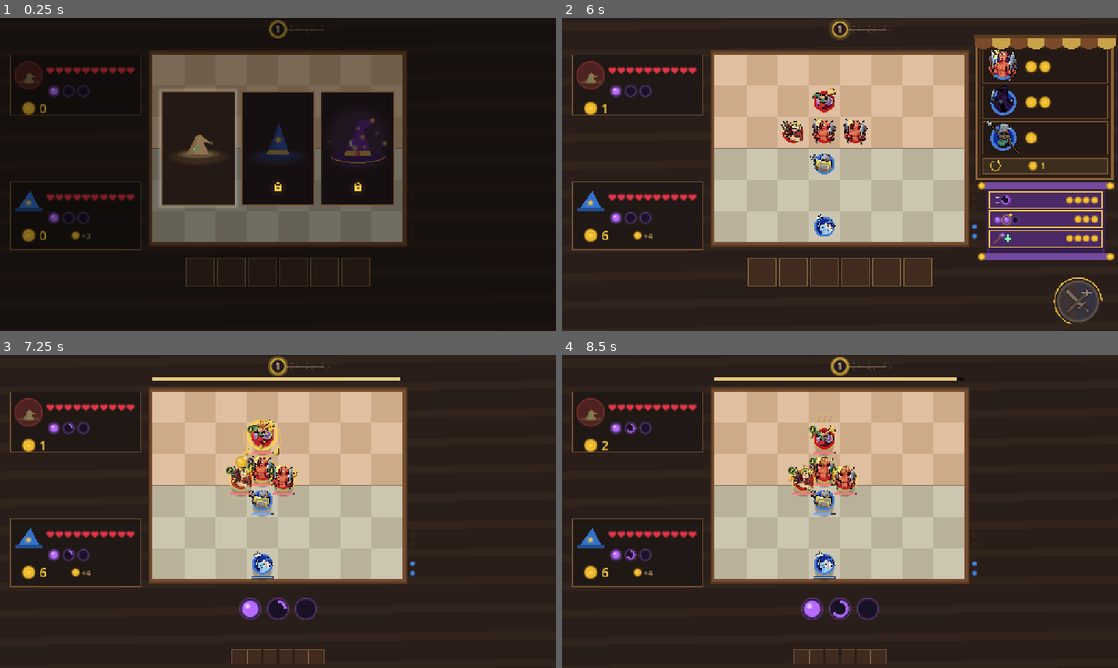
Above: before the commit, frames 1-4 (two rows, left to right).
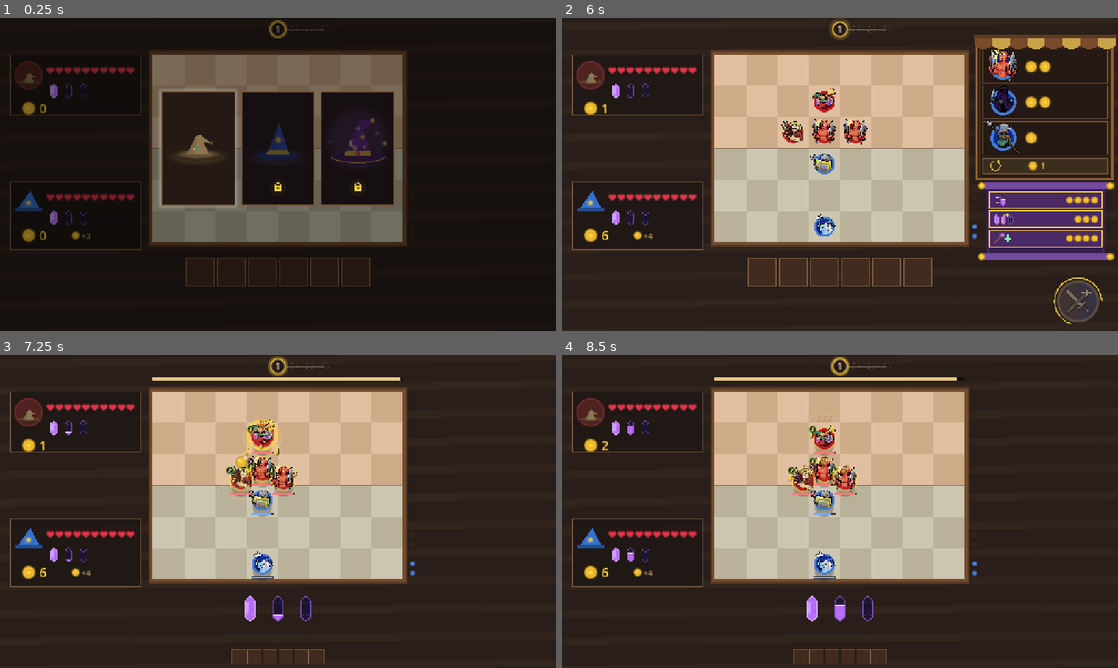
Above: after the commit, the same moments.

Repository: JaspervanderSter/game-off-2026
Game: Godot game, scene res://main.tscn
Same seed, same stepped clock (60 frames per second), same inputs: the game is played once before the commit and once after it. Sound files missing from this copy of the repository are replaced by a short silence.
Inputs (mouse positions are in pixels of both pictures, inside the frame that each line leads up to):
- Up to frame 1 (0.25 s): no input
- Up to frame 2 (6 s): tap Enter at 0.5, 2.75, 5 s; move the mouse to (962, 158) at 0.52 s; tap P at 0.6, 5.1 s; click (962, 158) at 0.67 s; tap Space at 0.77, 1.25, 3.77, 4.25 s; drag from (728, 190) to (812, 237) at 1.27 s; move the mouse to (895, 105) at 2.02 s; tap R at 2.1 s; drag from (812, 237) to (673, 127) at 2.77 s; move the mouse to (1006, 221) at 3.52 s; hold S 3.53-4.25 s; tap 3 at 3.6 s; drag from (673, 127) to (756, 96) at 4.27 s; move the mouse to (867, 174) at 5.02 s; hold S 5.03-5.75 s; click (867, 174) at 5.17 s; drag from (756, 96) to (728, 190) at 5.77 s
- Up to frame 3 (7.25 s): tap Space at 6.5, 6.77 s; move the mouse to (400, 495) at 6.52 s; tap R at 6.6 s
- Up to frame 4 (8.5 s): drag from (728, 527) to (812, 574) at 7.27 s; move the mouse to (895, 442) at 8.02 s; hold S from 8.03 s (still down); tap 3 at 8.1 s

The runs differ from the first frame. In frame 1, 0.2% of the frame differs, in the area x 8-16%, y 20-67%; in frame 2, 0.4%; in frame 3, 0.7%; in frame 4, 0.8%, in the area x 8-57%, y 20-86%.

Commit message:
Show spell charges as magic crystals
Spell charges are now hexagonal prisms pointed at both ends instead of round
orbs. Empty, a crystal is dark glass. While recharging, magic rises from the
bottom under a bright surface. Full, it glows purple with a white reflection.
The crystal replaces the orb in the wizard panels, the combat bar under the
board, the recharge and charges upgrade icons and their tooltips. Fill slivers
too thin to triangulate are skipped.

Co-Authored-By: Claude Opus 5.5 <noreply@anthropic.com>

Diff:
--- a/prototypes/prototype_02/scripts/ui/hud.gd
+++ b/prototypes/prototype_02/scripts/ui/hud.gd
@@ -530,7 +530,7 @@
 		var prog := 0.0
 		if spell and i == spell.charges:
 			prog = spell.progress()
-		Icons.charge_orb(_ci, p, 12, filled, prog)
+		Icons.charge_crystal(_ci, p, 14, filled, prog)
 	Icons.coin(_ci, gold_pos(team), 15 * (1.0 + coin_pulse * 0.45))
 	_ci.draw_string(font, block.position + Vector2(66, 135 - coin_pulse * 5), str(displayed_gold(state)), HORIZONTAL_ALIGNMENT_LEFT, -1, 30, Icons.GOLD.lerp(Color.WHITE, coin_pulse))
 	if team == 0 and game.phase != game.Phase.PACK:
@@ -895,17 +895,17 @@
 func _draw_upgrade_scene(id: String, value: float, c: Vector2, t: float) -> void:
 	match id:
 		"recharge":
-			# An empty orb recharges in `value` seconds, then shows full.
+			# An empty crystal fills with magic in `value` seconds, then shows full.
 			var progress := clampf(fmod(t, 3.6) / value, 0.0, 1.0)
-			Icons.charge_orb(_ci, c, 30, progress >= 1.0, progress)
+			Icons.charge_crystal(_ci, c, 30, progress >= 1.0, progress)
 		"charges":
-			# Combat start: the starting orbs pop in one after another.
+			# Combat start: the starting crystals pop in one after another.
 			var phase := fmod(t, 2.6)
 			for k in Rules.MAX_CHARGES:
 				var p := c + Vector2((k - 1) * 36, 0)
 				var appear := clampf((phase - 0.3 - k * 0.3) / 0.2, 0.0, 1.0)
 				var shown := k < int(value) and appear > 0.0
-				Icons.charge_orb(_ci, p, 15 * (1.0 + 0.25 * sin(appear * PI)) if shown else 15.0, shown)
+				Icons.charge_crystal(_ci, p, 15 * (1.0 + 0.25 * sin(appear * PI)) if shown else 15.0, shown)
 		"heal":
 			# The wand blesses an ally: a green cross, then the health it gains.
 			var phase := fmod(t, 3.0)
@@ -1012,7 +1012,7 @@
 	var spell: ShiftSpell = b.spells[0]
 	for i in Rules.MAX_CHARGES:
 		var prog: float = spell.progress() if i == spell.charges else 0.0
-		Icons.charge_orb(_ci, charge_pos(i), 24, spell.charges > i, prog)
+		Icons.charge_crystal(_ci, charge_pos(i), 24, spell.charges > i, prog)
 
 
 func _draw_frenzy(b: Battle, bar: Rect2, color: Color) -> void:
--- a/prototypes/prototype_02/scripts/ui/icons.gd
+++ b/prototypes/prototype_02/scripts/ui/icons.gd
@@ -497,15 +497,52 @@
 	star(ci, p + Vector2(0, r * 0.05), r * 0.3)
 
 
-## Charge orb with recharge progress arc.
-static func charge_orb(ci: CanvasItem, p: Vector2, r: float, filled: bool, progress := 0.0) -> void:
-	Shapes.circle(ci, p, r, Color(0.1, 0.07, 0.15))
+## Spell charge crystal: a hexagonal prism pointed at both ends, r being the
+## size of the round charge it replaced. Empty, it is dark glass; recharging, magic
+## rises from the bottom to `progress` under a bright surface; full, it is purple
+## with a light outline and a white reflection. A visible `outline` colour
+## replaces the outline (gold for the charge an upgrade adds).
+static func charge_crystal(ci: CanvasItem, p: Vector2, r: float, filled: bool, progress := 0.0, outline := Color(0, 0, 0, 0)) -> void:
+	var h := r * 1.2
+	var w := r * 0.52
+	var shape := PackedVector2Array([p + Vector2(0, -h), p + Vector2(w, -h * 0.62), p + Vector2(w, h * 0.62),
+		p + Vector2(0, h), p + Vector2(-w, h * 0.62), p + Vector2(-w, -h * 0.62)])
+	ci.draw_colored_polygon(shape, Color(0.11, 0.08, 0.19))
+	var level := 1.0 if filled else clampf(progress, 0.0, 1.0)
+	if level >= 1.0:
+		ci.draw_colored_polygon(shape, MAGIC)
+	elif level > 0.0:
+		var top := p.y + h - 2.0 * h * level
+		_fill_clipped(ci, shape, _band(p.x - w - 1, p.x + w + 1, top, p.y + h + 1), MAGIC)
+		_fill_clipped(ci, shape, _band(p.x - w - 1, p.x + w + 1, top, top + maxf(1.5, r * 0.09)), MAGIC.lightened(0.6))
 	if filled:
-		Shapes.circle(ci, p, r * 0.8, MAGIC)
-		Shapes.circle(ci, p + Vector2(-r * 0.25, -r * 0.25), r * 0.25, Color(1, 1, 1, 0.6))
-	elif progress > 0.0:
-		Shapes.arc(ci, p, r * 0.7, -PI / 2, -PI / 2 + TAU * progress, 20, MAGIC, r * 0.3, true)
-	Shapes.arc(ci, p, r, 0, TAU, 20, MAGIC.darkened(0.3), 2.0, true)
+		ci.draw_colored_polygon(PackedVector2Array([p + Vector2(-w * 0.72, -h * 0.5), p + Vector2(-w * 0.3, -h * 0.6),
+			p + Vector2(-w * 0.3, h * 0.3), p + Vector2(-w * 0.72, h * 0.4)]), Color(1, 1, 1, 0.35))
+	var facet := Color(1, 1, 1, 0.3)
+	var fw := maxf(1.0, r * 0.06)
+	Shapes.line(ci, p + Vector2(0, -h), p + Vector2(0, h), facet, fw, true)
+	Shapes.polyline(ci, PackedVector2Array([p + Vector2(-w, -h * 0.62), p + Vector2(0, -h * 0.38), p + Vector2(w, -h * 0.62)]), facet, fw, true)
+	Shapes.polyline(ci, PackedVector2Array([p + Vector2(-w, h * 0.62), p + Vector2(0, h * 0.38), p + Vector2(w, h * 0.62)]), Color(1, 1, 1, 0.18), fw, true)
+	var edge := MAGIC.lightened(0.45) if filled else MAGIC.darkened(0.3)
+	if outline.a > 0.0:
+		edge = outline
+	shape.append(shape[0])
+	Shapes.polyline(ci, shape, edge, maxf(1.5, r * 0.11), true)
+
+
+## Fills the part of shape inside clip, skipping slivers too thin to see (and to
+## triangulate), such as the bottom tip of a crystal that has just started filling.
+static func _fill_clipped(ci: CanvasItem, shape: PackedVector2Array, clip: PackedVector2Array, col: Color) -> void:
+	for piece in Geometry2D.intersect_polygons(shape, clip):
+		var area := 0.0
+		for i in piece.size():
+			area += piece[i].cross(piece[(i + 1) % piece.size()])
+		if absf(area) > 1.0: # twice the area, in square pixels
+			ci.draw_colored_polygon(piece, col)
+
+
+static func _band(x0: float, x1: float, y0: float, y1: float) -> PackedVector2Array:
+	return PackedVector2Array([Vector2(x0, y0), Vector2(x1, y0), Vector2(x1, y1), Vector2(x0, y1)])
 
 
 static func swords(ci: CanvasItem, p: Vector2, r: float, col: Color) -> void:
@@ -573,9 +610,10 @@
 
 ## Icon of a wand upgrade (Rules.WAND_UPGRADES), drawn rightward from its
 ## left-middle point, r tall on each side:
-##   recharge  a recharging orb with speed lines
-##   charges   three orbs: the starting ones filled, then the one the next level
-##             adds, filled and ringed in gold under a gold plus (all filled once maxed)
+##   recharge  a recharging charge crystal with speed lines
+##   charges   three charge crystals: the starting ones filled, then the one the
+##             next level adds, filled and outlined in gold under a gold plus (all
+##             filled once maxed)
 ##   heal      the wand beside a green cross
 ##   hex       the wand beside a stun spiral
 static func wand_upgrade(ci: CanvasItem, id: String, left: Vector2, r: float, charges := 1) -> void:
@@ -584,16 +622,16 @@
 			for i in 3:
 				var y := (i - 1) * r * 0.45
 				Shapes.line(ci, left + Vector2(r * (0.0 if i == 1 else 0.3), y), left + Vector2(r * 0.95, y), Color(0.95, 0.92, 0.85), r * 0.15, true)
-			charge_orb(ci, left + Vector2(r * 2.1, 0), r * 0.92, false, 0.75)
+			charge_crystal(ci, left + Vector2(r * 1.65, 0), r * 0.85, false, 0.6)
 		"charges":
 			for i in Rules.MAX_CHARGES:
-				var p := left + Vector2(r * 0.7 + i * r * 1.55, r * 0.12)
-				if i == charges:
-					Shapes.arc(ci, p, r * 0.8, 0, TAU, 20, GOLD, r * 0.12, true)
-					var plus := p + Vector2(r * 0.75, -r * 0.82)
-					Shapes.line(ci, plus + Vector2(-r * 0.3, 0), plus + Vector2(r * 0.3, 0), GOLD, r * 0.18)
-					Shapes.line(ci, plus + Vector2(0, -r * 0.3), plus + Vector2(0, r * 0.3), GOLD, r * 0.18)
-				charge_orb(ci, p, r * 0.62, i <= charges)
+				var p := left + Vector2(r * 0.5 + i * r * 1.25, r * 0.1)
+				var gold := i == charges
+				if gold:
+					var plus := p + Vector2(r * 0.6, -r * 0.78)
+					Shapes.line(ci, plus + Vector2(-r * 0.28, 0), plus + Vector2(r * 0.28, 0), GOLD, r * 0.18)
+					Shapes.line(ci, plus + Vector2(0, -r * 0.28), plus + Vector2(0, r * 0.28), GOLD, r * 0.18)
+				charge_crystal(ci, p, r * 0.72, i <= charges, 0.0, GOLD if gold else Color(0, 0, 0, 0))
 		"heal":
 			wand(ci, left + Vector2(r * 0.95, 0), r * 1.2)
 			var c := left + Vector2(r * 2.55, 0)
